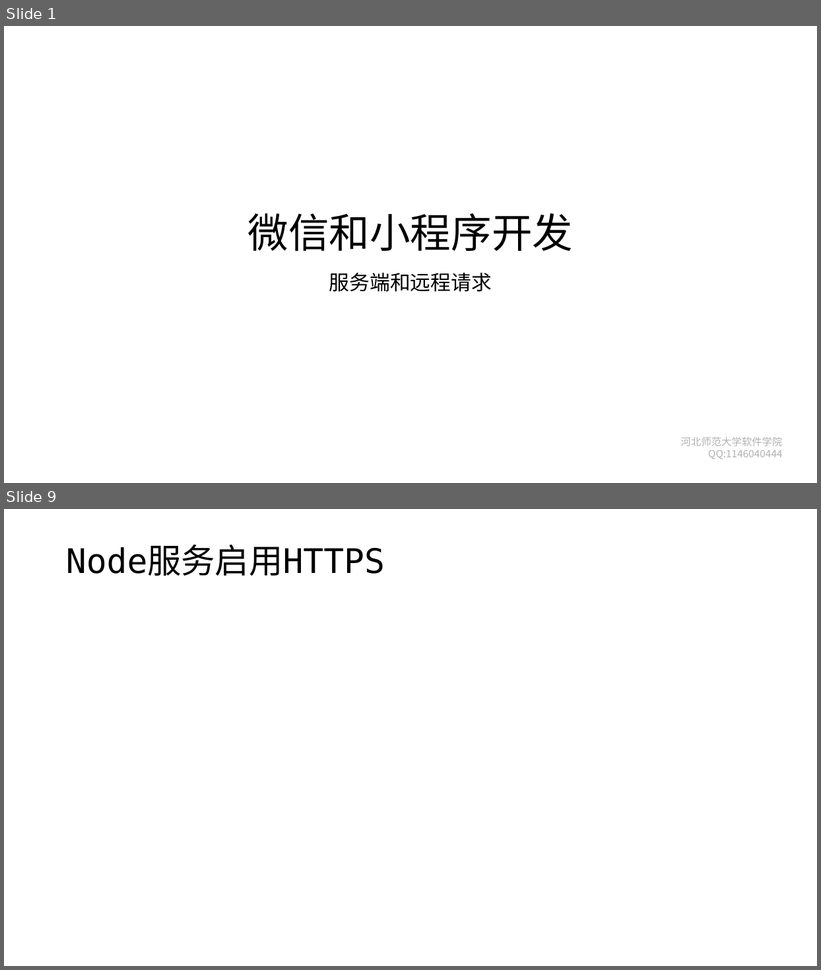
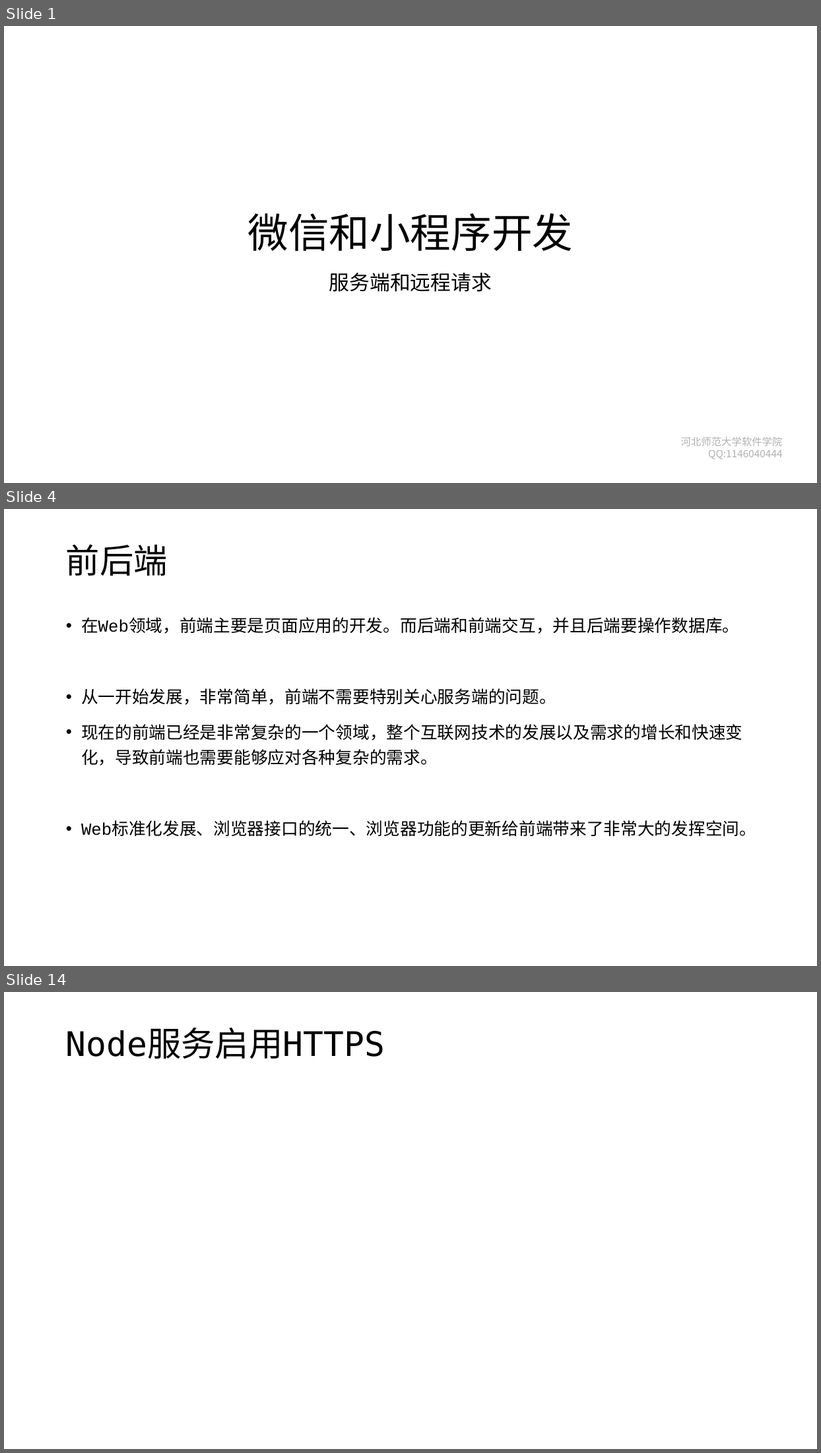
Before and after one commit to edu2act/course-wechat-and-miniprogram, a slide deck: materials/ch06/ch06-服务端和远程请求.pptx. Shown one above the other, each under a label of ours: slides 1 and 9 before the commit, slides 1, 4 and 14 after it; the slides between them are not shown. The pictures are 821x970 and 821x1453 pixels, drawn with LibreOffice and Linux fonts; fonts in the diff are those of the drawing; background and template pictures are left out. Boxes give left, top, right and bottom in pixels: in the first picture for what was removed or moved away, otherwise in the second. Text is boxed around its words. In the diff, an @@ line names an element or a change of style, - is before the commit and + after.

```diff
--- a/materials/ch06/ch06-服务端和远程请求.pptx
+++ b/materials/ch06/ch06-服务端和远程请求.pptx
@@ slide 4 added at box(4, 509, 817, 966), background #FFFFFF @@
@@ title added at box(66, 544, 168, 576), 40 pt, text #000000 @@
+前后端
@@ text added at box(81, 617, 756, 836), 20 pt, text #000000 @@
+• 在Web领域，前端主要是页面应用的开发。而后端和前端交互，并且后端要操作数据库。
+• 从一开始发展，非常简单，前端不需要特别关心服务端的问题。
+• 现在的前端已经是非常复杂的一个领域，整个互联网技术的发展以及需求的增长和快速变化，导致前端也需要能够应对各种复杂的需求。
+• Web标准化发展、浏览器接口的统一、浏览器功能的更新给前端带来了非常大的发挥空间。
@@ what was slide 9 is now slide 14 @@
```
Also in this commit, not shown: 7 slides changed, 11 other slides added, 4 slides removed, 2 other files.
